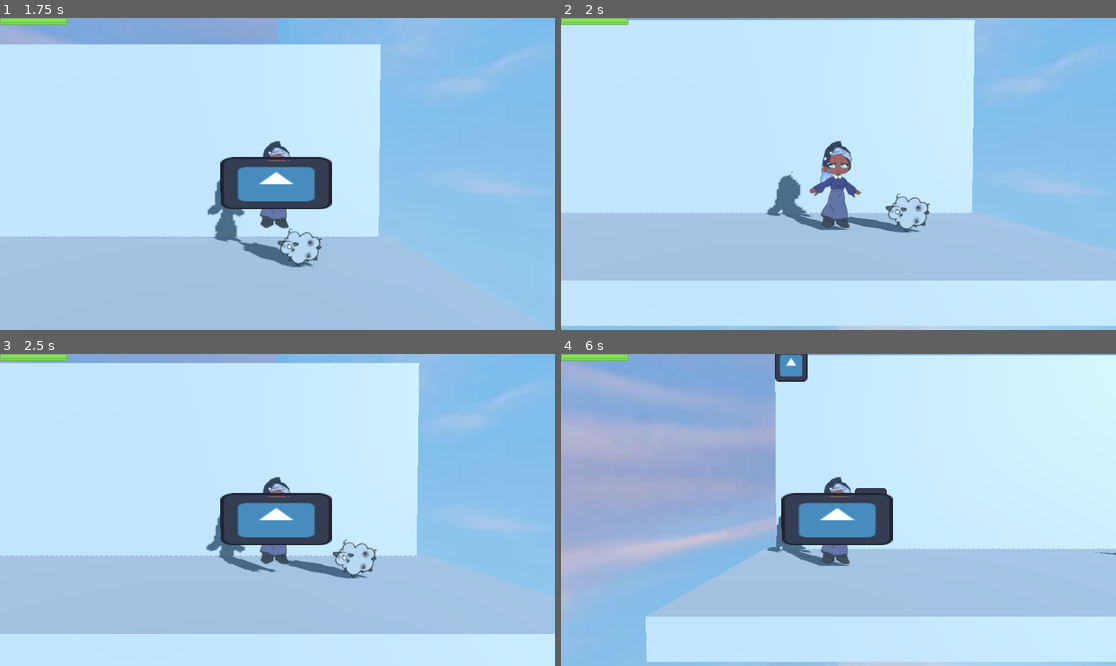
Above: before the commit, frames 1-4 (two rows, left to right).
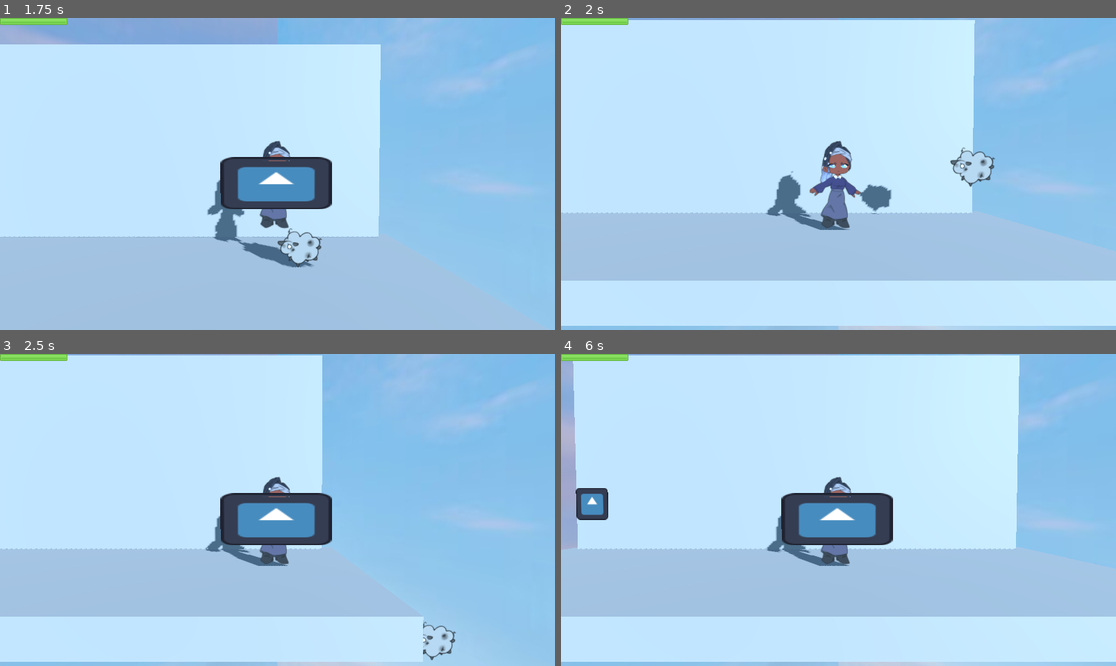
Above: after the commit, the same moments.

Repository: m-tsoi/Dust-Busters
Game: Godot game, scene res://scenes/levels/level.tscn
Two runs of this game, one before a commit and one after it. Both use one fixed random seed, a clock stepped at 60 frames per second and the inputs below. The engine's default icon, where the game draws it, is replaced by a stand-in: a white triangle on a blue panel in a dark square.
Inputs:
- Up to frame 1 (1.75 s): hold Right (move_right) 0.53-1.28 s; tap Z (basic_attack) at 0.6, 1.35 s; tap Space (jump) at 0.77, 1.52 s; hold Down (ui_down) from 1.28 s (still down)
- Up to frame 2 (2 s): keep holding Down (ui_down)
- Up to frame 3 (2.5 s): release Down (ui_down) at 2.03 s; hold Right (move_right) from 2.03 s (still down); tap Z (basic_attack) at 2.1 s
- Up to frame 4 (6 s): release Right (move_right) at 2.78 s; hold Up (ui_up) 2.78-3.53 s; tap Z (basic_attack) every 0.75 s from 2.85 to 5.85 s; tap Space (jump) at 3.02, 3.77, 4.52 s; hold Left (move_left) 3.53-5.03 s; hold Down (ui_down) 5.03-5.78 s; hold Right (move_right) from 5.78 s (still down)

Frame 1 is identical in both runs. In frame 2, 1.4% of the frame differs, in the area x 51-79%, y 41-69%; in frame 3, 21%; in frame 4, 39%, in the area x 0-100%, y 0-99%.

Commit message:
goofy enemy knockback
Broken when the enemy collides with other things, but I have to change computers

Diff:
--- a/scenes/enemies/enemy.gd
+++ b/scenes/enemies/enemy.gd
@@ -4,7 +4,7 @@
 
 # Called when the node enters the scene tree for the first time.
 func _ready():
-	pass # Replace with function body.
+	pass
 
 
 # Called every frame. 'delta' is the elapsed time since the previous frame.
@@ -18,4 +18,9 @@
 	if area.is_in_group("player_basic_attack"):
 		print("Enemy has received player's basic attack")
 		health -= 2
+		var raw_knockback = self.global_position.direction_to(area.global_position) * 40
+		if raw_knockback.x > 0:
+			apply_impulse(Vector3(-25, 30, 0))
+		elif raw_knockback.x < 0:
+			apply_impulse(Vector3(25, 30, 0))
 	print("Enemy health: ", health)
Not shown, added: scenes/enemies/eneD47F.tmp
